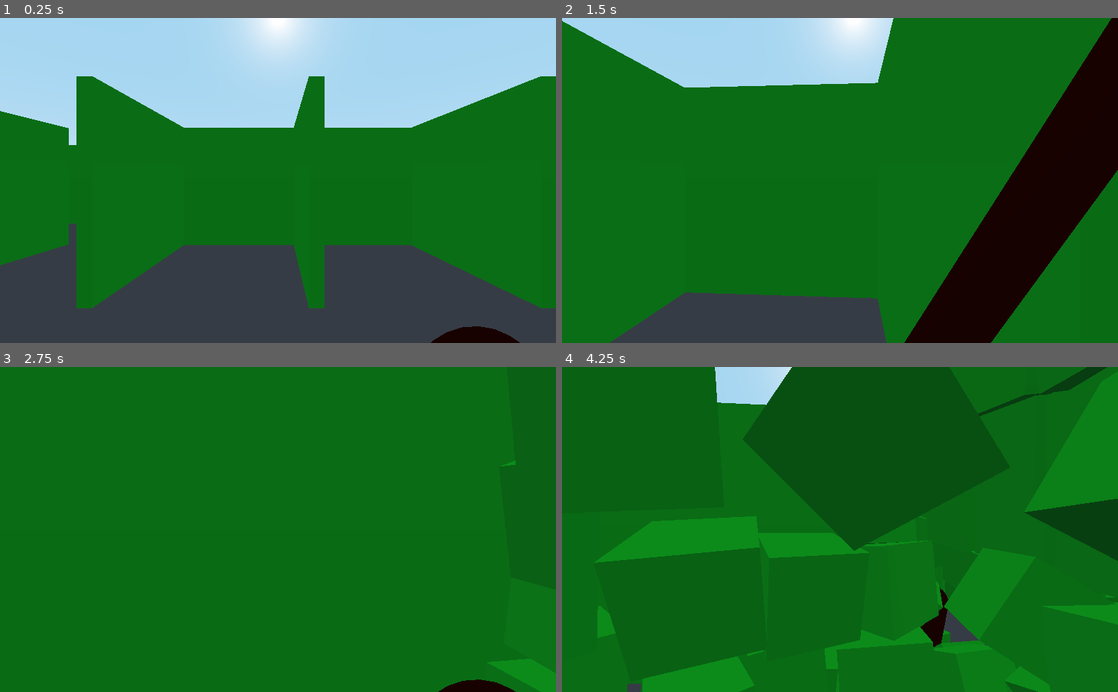
Above: before the commit, frames 1-4 (two rows, left to right).
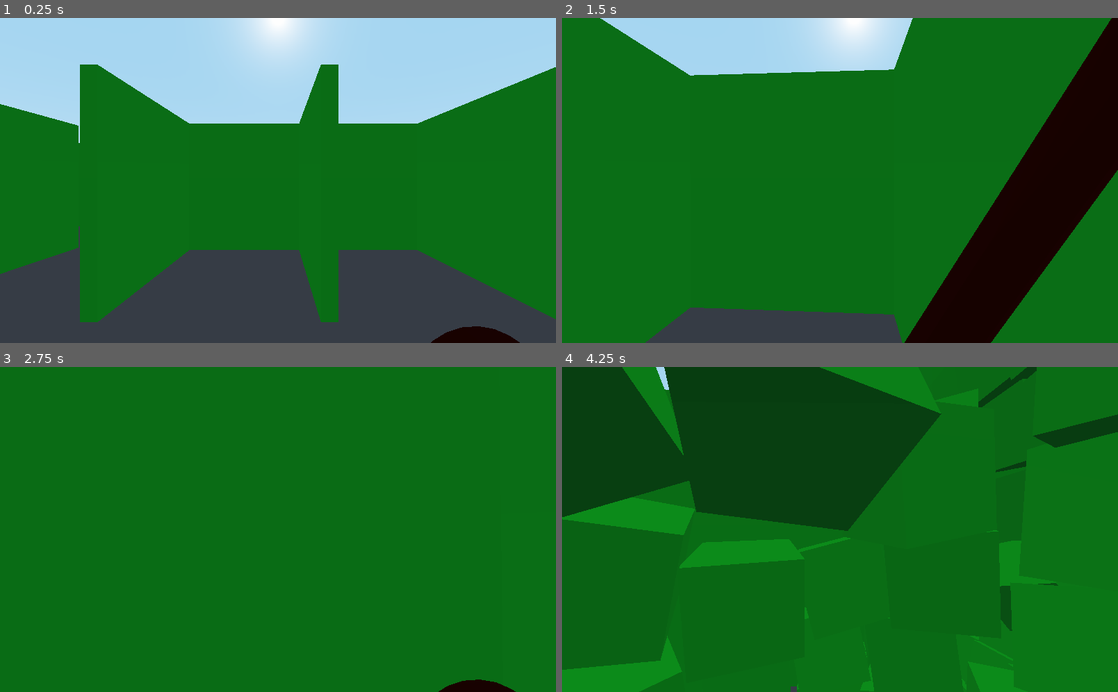
Above: after the commit, the same moments.

Repository: Gedas-S/what-minotaur
Game: Godot game, scene res://Maze.tscn
Same seed, same stepped clock (60 frames per second), same inputs: the game is played once before the commit and once after it.
Inputs (mouse positions are in pixels of both pictures, inside the frame that each line leads up to):
- Up to frame 1 (0.25 s): no input
- Up to frame 2 (1.5 s): tap Enter at 0.5 s; move the mouse to (867, 180) at 0.52 s; hold W from 0.53 s (still down); tap Shift at 0.6, 1.35 s; click (867, 180) at 0.67 s; tap Space at 0.77 s; move the mouse to (812, 180) at 1.27 s
- Up to frame 3 (2.75 s): keep holding W; tap Space at 1.52 s; move the mouse to (289, 523) at 2.02 s; tap Shift at 2.1 s
- Up to frame 4 (4.25 s): keep holding W; move the mouse to (834, 536) at 2.77 s; tap Shift at 2.85, 3.6 s; click (834, 536) at 2.92 s; tap Space at 3.02, 3.77 s; move the mouse to (878, 532) at 3.52 s

The runs differ from the first frame. In frame 1, 5.3% of the frame differs, in the area x 0-100%, y 14-94%; in frame 2, 5.6%; in frame 3, 0.7%; in frame 4, 39%, in the area x 0-100%, y 0-100%.

Commit message:
found another cast to int. attempted to fix wall clipping

Diff:
--- a/Maze.gd
+++ b/Maze.gd
@@ -14,7 +14,7 @@
 	var mazeWidth = 30
 	var mazeHeight = 30
 	var maze = mg.prim(mazeWidth,mazeHeight)
-	var wallSize = 3
+	var wallSize = 2.8
 	var mazeWalls = makeMaze(maze.underlying, wallSize, centerMaze(mazeWidth, mazeHeight, wallSize))
 	for idx in range(mazeWalls.size()):
 		add_child(mazeWalls[idx])
@@ -25,7 +25,7 @@
 func centerMaze(w: int, h: int, wallSize: float):
 	return (Vector3(w*wallSize, 0, 0) + Vector3(0, 0, h*wallSize)) / -2.0
 
-func makeMaze(grid: Array, wallSize: int, offset: Vector3):
+func makeMaze(grid: Array, wallSize: float, offset: Vector3):
 	var stepSize = wallSize / 2.0
 	var walls = []
 	for x in range(grid.size()):
